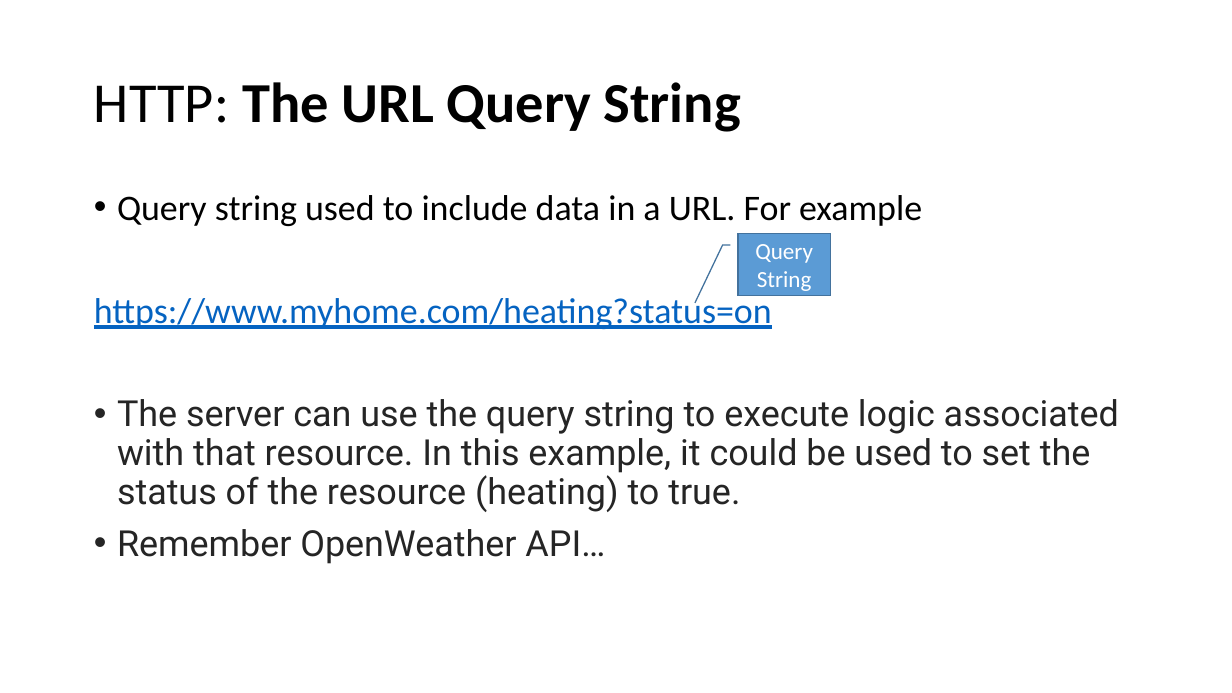
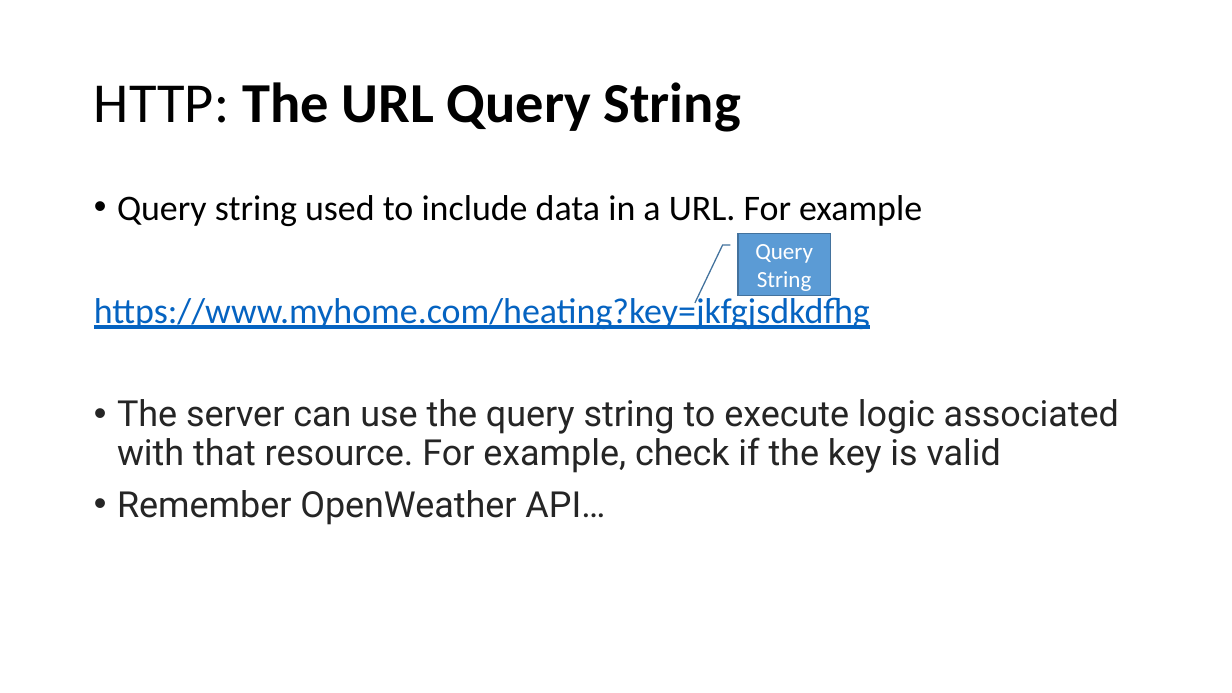
Before and after one commit to setu-comp-sci-2025/computer-systems-networks, a slide deck: slide 13 of topic-09-week9/unit-1/talk-01/HTTP.pptx. Drawn at 1232x693 pixels with LibreOffice and Linux fonts; fonts in the diff are those of the drawing. Boxes give left, top, right and bottom in pixels: in the first picture for what was removed or moved away, otherwise in the second. Text is boxed around its words. In the diff, an @@ line names an element or a change of style, - is before the commit and + after.

```diff
--- a/topic-09-week9/unit-1/talk-01/HTTP.pptx
+++ b/topic-09-week9/unit-1/talk-01/HTTP.pptx
@@ text at bbox=[94, 293, 1119, 473]: text changed @@
-https://www.myhome.com/heating?status=on
-• The server can use the query string to execute logic associated with that resource. In this example, it could be used to set the status of the resource (heating) to true.
+https://www.myhome.com/heating?key=jkfgjsdkdfhg
+• The server can use the query string to execute logic associated with that resource. For example, check if the key is valid
```
Also in this commit, not shown: 2 other slides changed, 2 slides added, 1 slide removed, 20 other files.
